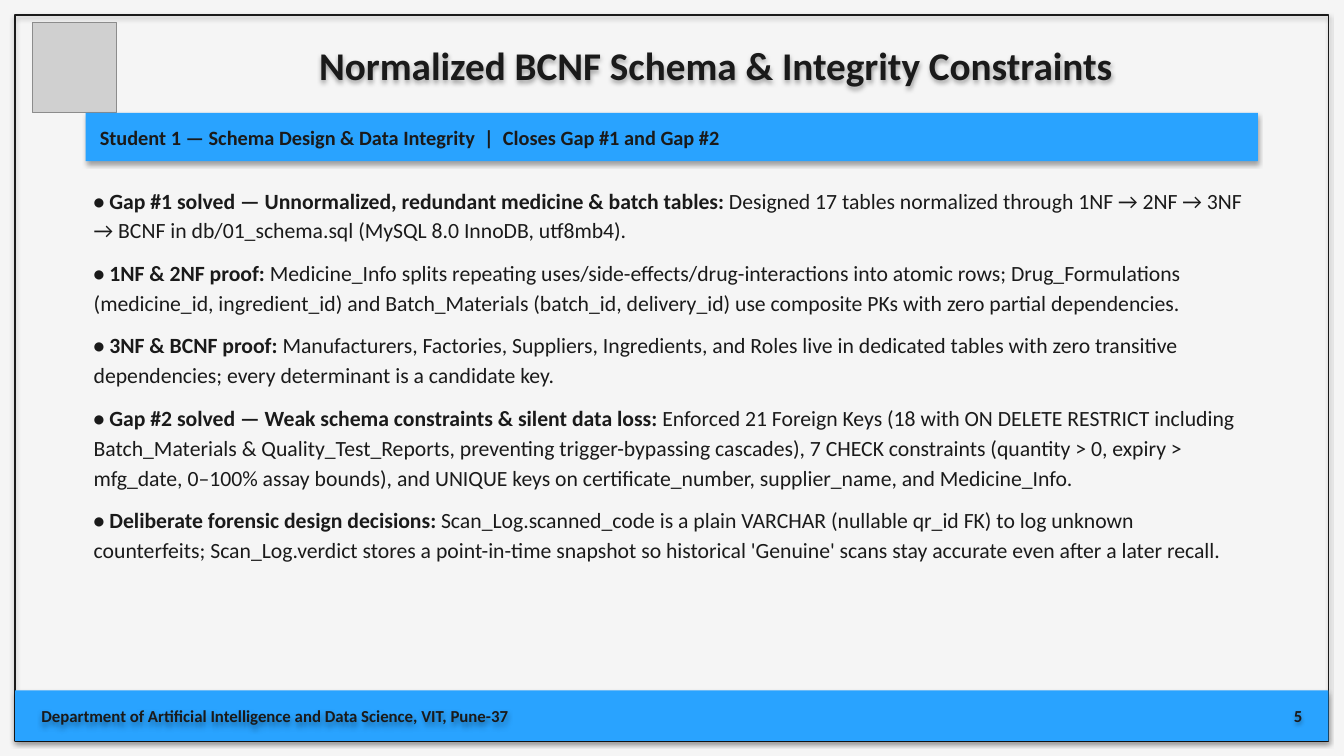
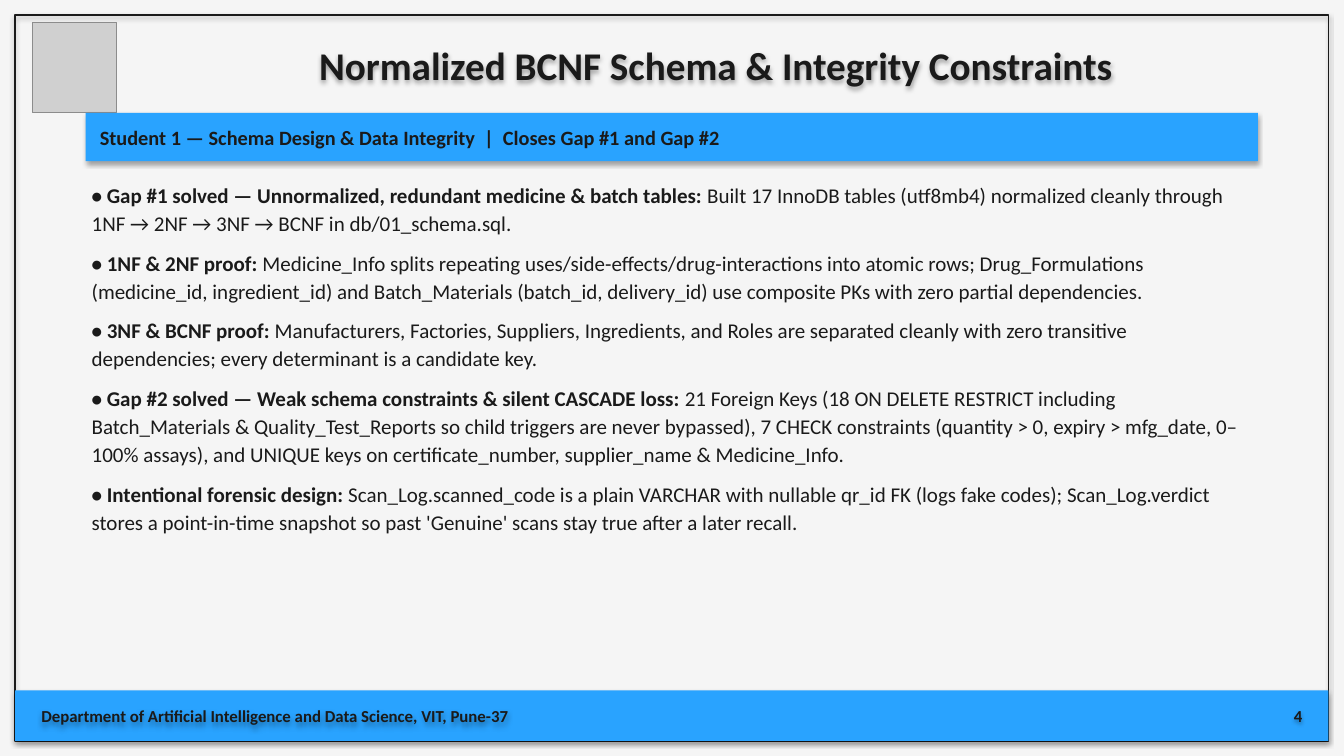
Before and after one commit to AdityaB411/PharmaTrace360, a slide deck: slide 4 of PharmaTrace360_Final_Presentation.pptx (slide 5 before the commit). Drawn at 1344x756 pixels with LibreOffice and Linux fonts; fonts in the diff are those of the drawing; grey boxes stand for pictures. Boxes give left, top, right and bottom in pixels: in the first picture for what was removed or moved away, otherwise in the second. Text is boxed around its words. In the diff, an @@ line names an element or a change of style, - is before the commit and + after.

```diff
--- a/PharmaTrace360_Final_Presentation.pptx
+++ b/PharmaTrace360_Final_Presentation.pptx
@@ text at [92,188,1223,235]: text changed; size 15.5 to 15 pt @@
-• Gap #1 solved — Unnormalized, redundant medicine & batch tables: Designed 17 tables normalized through 1NF → 2NF → 3NF → BCNF in db/01_schema.sql (MySQL 8.0 InnoDB, utf8mb4).
+• Gap #1 solved — Unnormalized, redundant medicine & batch tables: Built 17 InnoDB tables (utf8mb4) normalized cleanly through 1NF → 2NF → 3NF → BCNF in db/01_schema.sql.
@@ text at [92,256,1144,303]: size 15.5 to 15 pt in "• 1NF & 2NF proof: Medicine_Info splits ..."; line spacing 1.15 to 1.12; less space between paragraphs @@
@@ text at [92,323,1237,534]: text changed; size 15.5 to 15 pt @@
-• 3NF & BCNF proof: Manufacturers, Factories, Suppliers, Ingredients, and Roles live in dedicated tables with zero transitive dependencies; every determinant is a candidate key.
-• Gap #2 solved — Weak schema constraints & silent data loss: Enforced 21 Foreign Keys (18 with ON DELETE RESTRICT including Batch_Materials & Quality_Test_Reports, preventing trigger-bypassing cascades), 7 CHECK constraints (quantity > 0, expiry > mfg_date, 0–100% assay bounds), and UNIQUE keys on certificate_number, supplier_name, and Medicine_Info.
-• Deliberate forensic design decisions: Scan_Log.scanned_code is a plain VARCHAR (nullable qr_id FK) to log unknown counterfeits; Scan_Log.verdict stores a point-in-time snapshot so historical 'Genuine' scans stay accurate even after a later recall.
+• 3NF & BCNF proof: Manufacturers, Factories, Suppliers, Ingredients, and Roles are separated cleanly with zero transitive dependencies; every determinant is a candidate key.
+• Gap #2 solved — Weak schema constraints & silent CASCADE loss: 21 Foreign Keys (18 ON DELETE RESTRICT including Batch_Materials & Quality_Test_Reports so child triggers are never bypassed), 7 CHECK constraints (quantity > 0, expiry > mfg_date, 0–100% assays), and UNIQUE keys on certificate_number, supplier_name & Medicine_Info.
+• Intentional forensic design: Scan_Log.scanned_code is a plain VARCHAR with nullable qr_id FK (logs fake codes); Scan_Log.verdict stores a point-in-time snapshot so past 'Genuine' scans stay true after a later recall.
@@ text at [1294,711,1302,722]: text changed @@
-5
+4
```
Also in this commit, not shown: 12 other slides changed, 3 slides removed.
